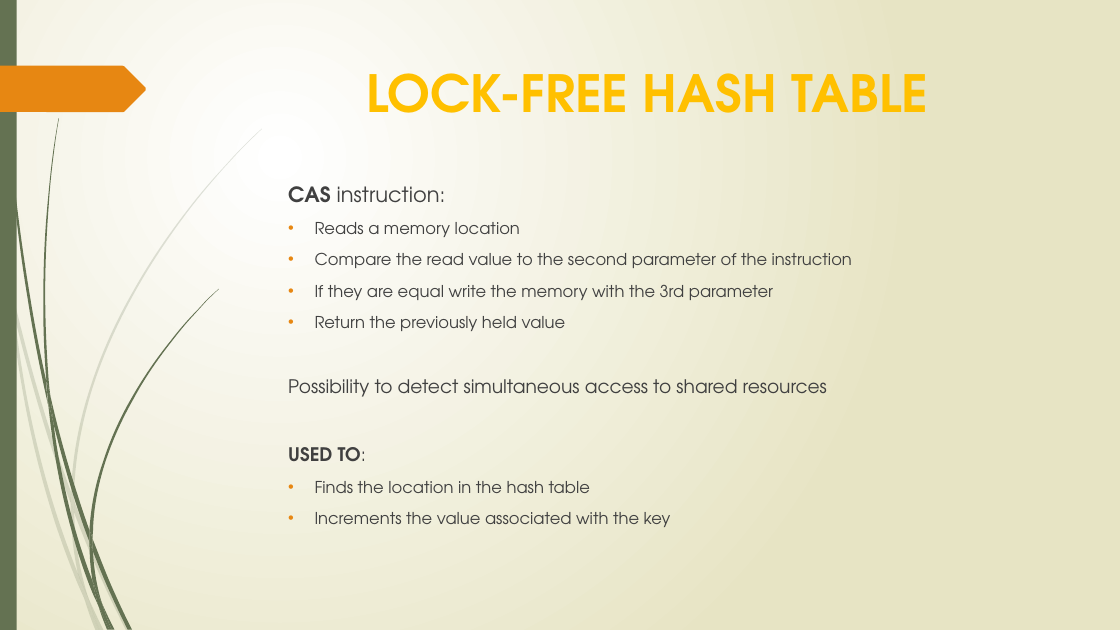
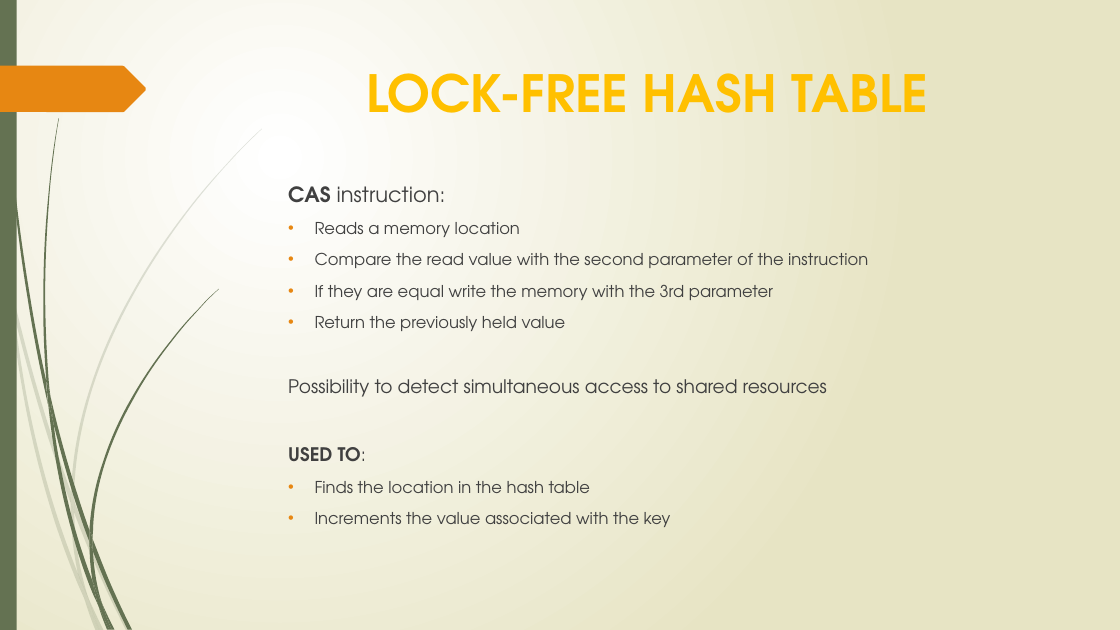
Before and after one commit to DiegoGabo/ProgettoAAPP, a slide deck: slide 14 of Presentation.pptx. Drawn at 1120x630 pixels with LibreOffice and Linux fonts; fonts in the diff are those of the drawing. Boxes give left, top, right and bottom in pixels: in the first picture for what was removed or moved away, otherwise in the second. Text is boxed around its words. In the diff, an @@ line names an element or a change of style, - is before the commit and + after.

Commit message:
Presentation complete

```diff
--- a/Presentation.pptx
+++ b/Presentation.pptx
@@ text at <box>315,252,868,268</box>: text changed @@
-  • Compare the read value to the second parameter of the instruction
+  • Compare the read value with the second parameter of the instruction
```
Also in this commit, not shown: 6 other slides changed, 2 slides added, 2 slides removed.
